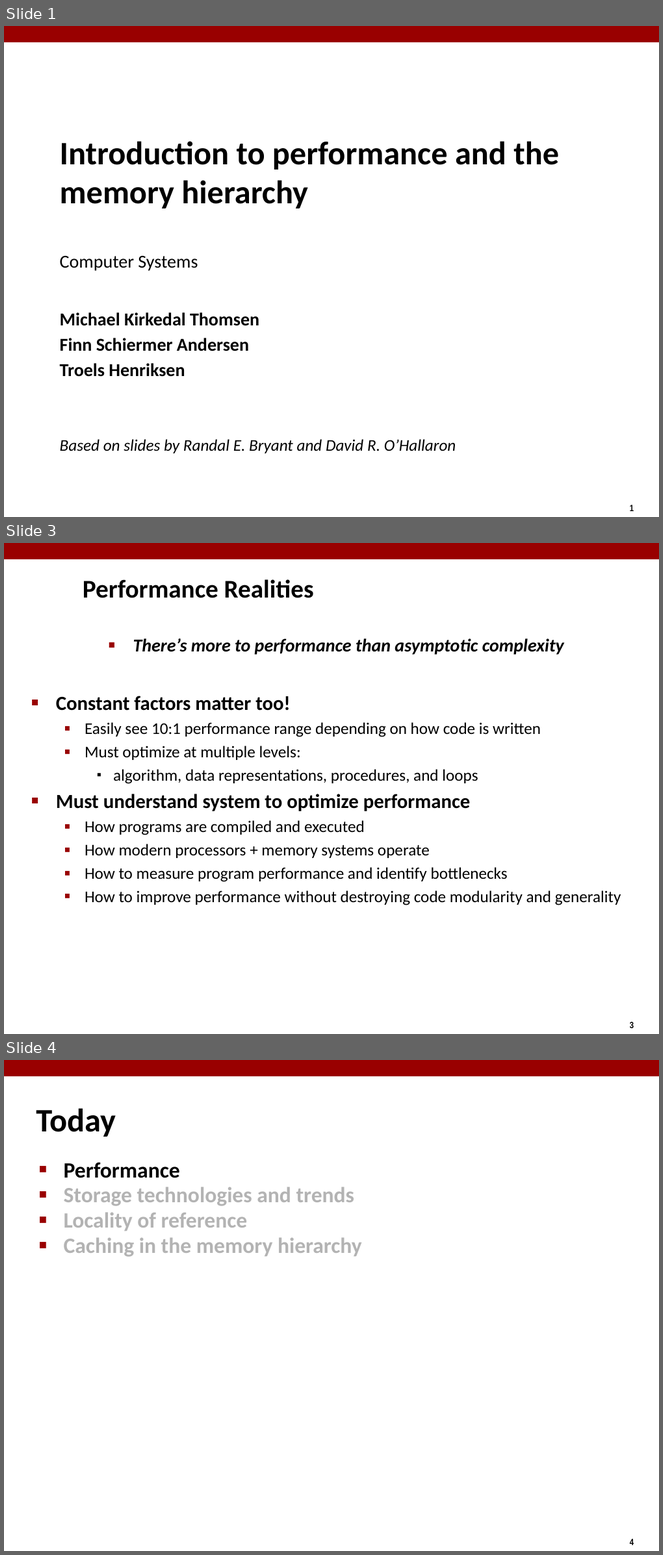
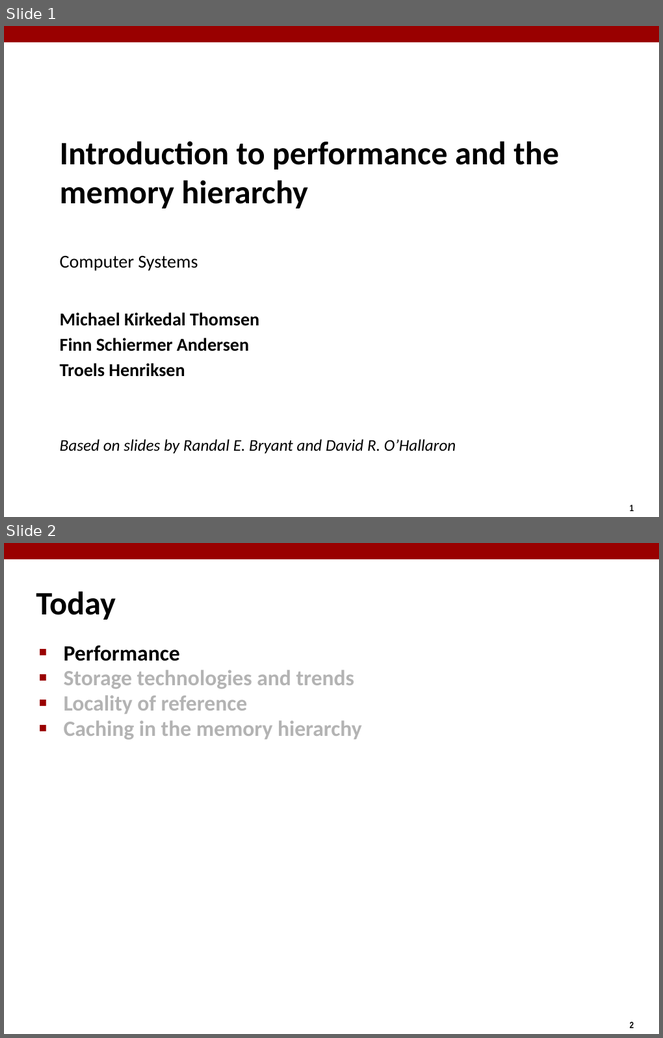
Before and after one commit to diku-compSys/compSys-e2021-pub, a slide deck: lectures/210922_performance_and_memory/slides.odp. Shown one above the other, each under a label of ours: slides 1, 3 and 4 before the commit, slides 1 and 2 after it; the slides between them are not shown. The pictures are 663x1555 and 663x1038 pixels, drawn with LibreOffice and Linux fonts; fonts in the diff are those of the drawing. Boxes give left, top, right and bottom in pixels: in the first picture for what was removed or moved away, otherwise in the second. Text is boxed around its words. In the diff, an @@ line names an element or a change of style, - is before the commit and + after.

```diff
--- a/lectures/210922_performance_and_memory/slides.odp
+++ b/lectures/210922_performance_and_memory/slides.odp
@@ slide 3 removed at <box>4,543,659,1034</box>, background #FFFFFF; not listed: 2 template elements that a slide beside it also shows @@
@@ title removed at <box>83,579,314,598</box> @@
-Performance Realities
@@ text removed at <box>56,639,622,906</box> @@
-■ There’s more to performance than asymptotic complexity
-■ Constant factors matter too!
-  ▪ Easily see 10:1 performance range depending on how code is written
-  ▪ Must optimize at multiple levels:
-    ▪ algorithm, data representations, procedures, and loops
-■ Must understand system to optimize performance
-  ▪ How programs are compiled and executed
-  ▪ How modern processors + memory systems operate
-  ▪ How to measure program performance and identify bottlenecks
-  ▪ How to improve performance without destroying code modularity and generality
@@ what was slide 4 is now slide 2 @@
@@ page number at <box>630,1022,634,1029</box>: text changed @@
-4
+2
```
Also in this commit, not shown: 2 slides changed, 1 other slide removed, 14 other files.
